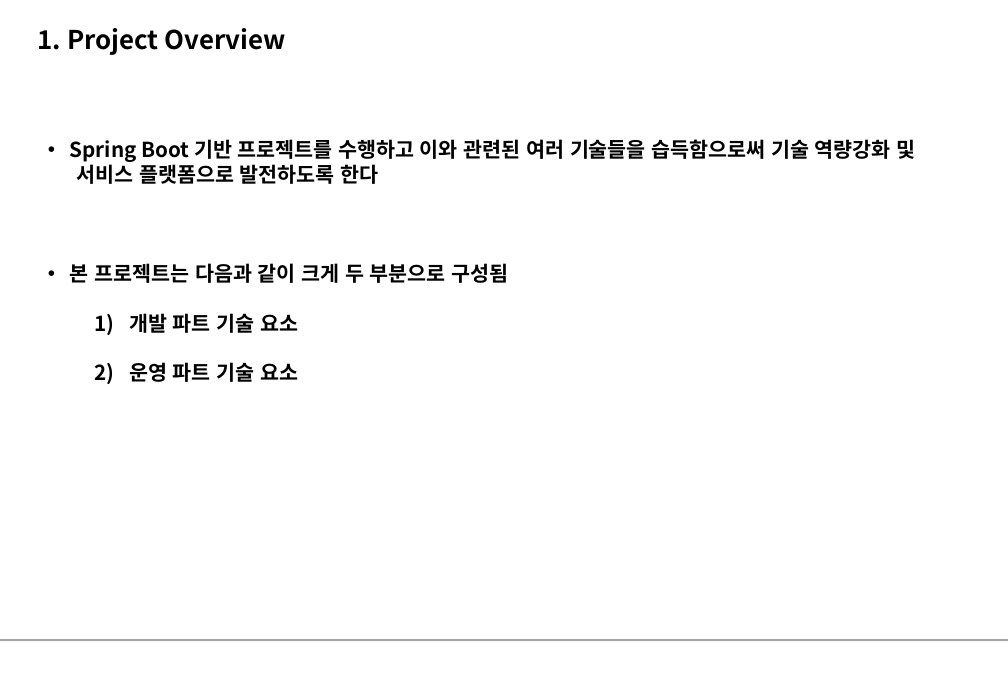
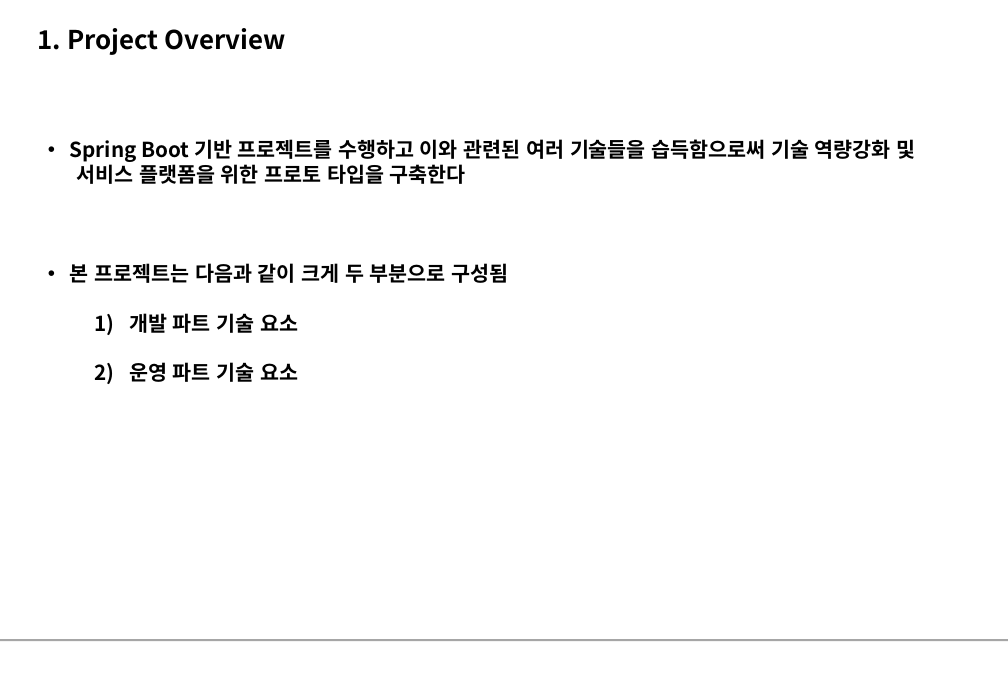
Before and after one commit to onjsdnjs/spring-boot-thymeleaf, a slide deck: slide 4 of am-project.ppt. Drawn at 1008x698 pixels with LibreOffice and Linux fonts; fonts in the diff are those of the drawing; background and template pictures are left out. Boxes give left, top, right and bottom in pixels: in the first picture for what was removed or moved away, otherwise in the second. Text is boxed around its words. In the diff, an @@ line names an element or a change of style, - is before the commit and + after.

```diff
--- a/am-project.ppt
+++ b/am-project.ppt
@@ text at (x1=77, y1=161, x2=466, y2=184): text changed @@
-서비스 플랫폼으로 발전하도록 한다
+서비스 플랫폼을 위한 프로토 타입을 구축한다
```
Also in this commit, not shown: 5 other slides changed, 1 slide added.
